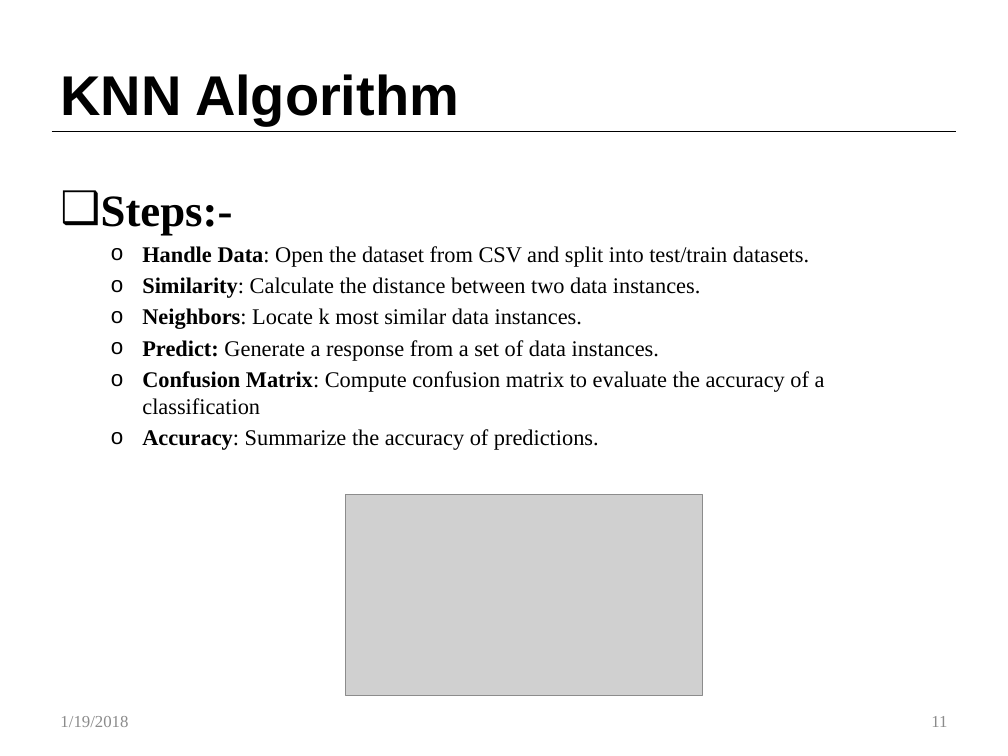
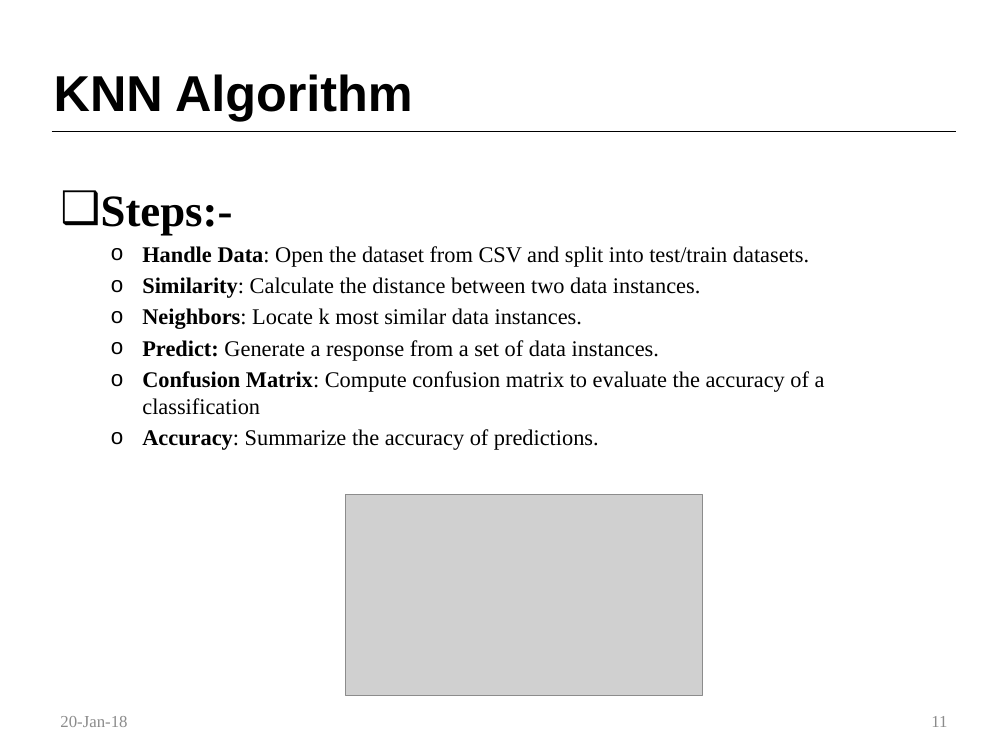
Before and after one commit to Customer-Churn-Prediction/Project-Machine-Learning, a slide deck: slide 11 of Customer Churn Prediction In Telecom Industry.pptx. Drawn at 1008x756 pixels with LibreOffice and Linux fonts; fonts in the diff are those of the drawing; grey boxes stand for pictures. Boxes give left, top, right and bottom in pixels: in the first picture for what was removed or moved away, otherwise in the second. Text is boxed around its words. In the diff, an @@ line names an element or a change of style, - is before the commit and + after.

```diff
--- a/Customer Churn Prediction In Telecom Industry.pptx
+++ b/Customer Churn Prediction In Telecom Industry.pptx
@@ title "KNN Algorithm" at [54,74,413,121]: size 40 to 36 pt @@
@@ text at [60,716,127,727]: text changed @@
-1/19/2018
+20-Jan-18
```
Also in this commit, not shown: 16 other slides changed.
